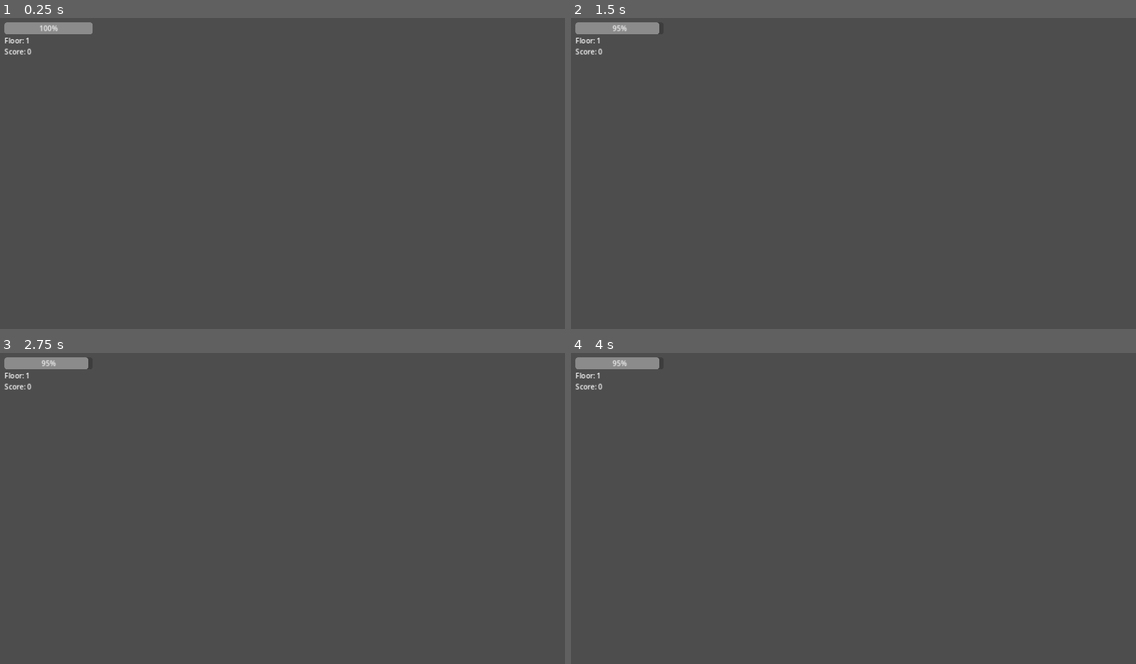
Above: before the commit, frames 1-4 (two rows, left to right).
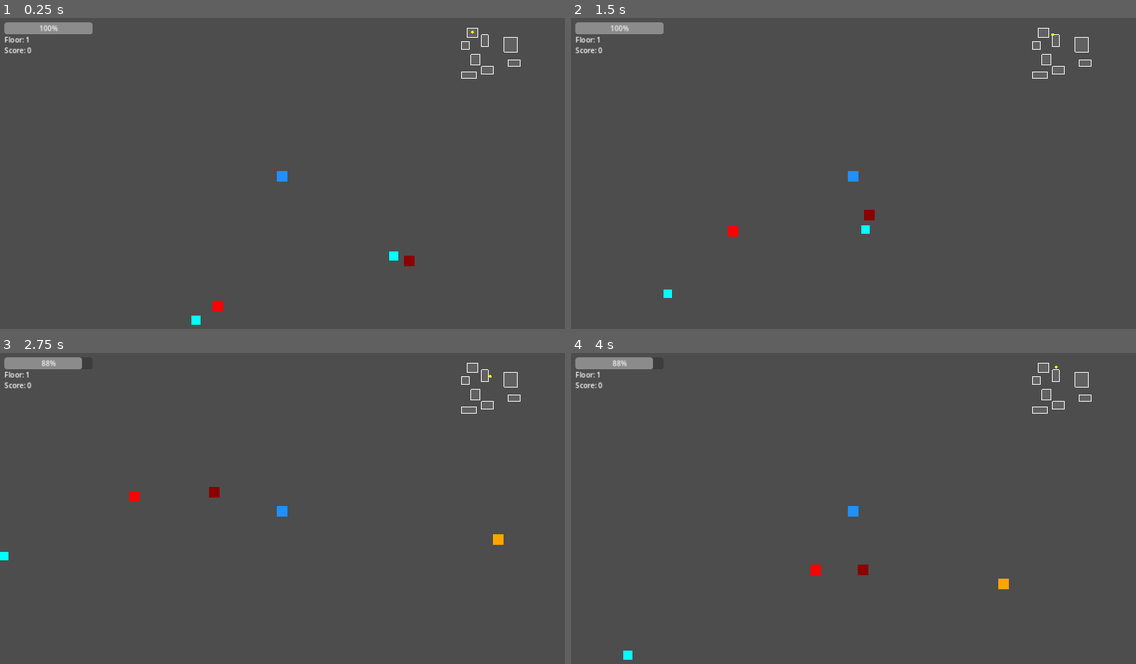
Above: after the commit, the same moments.

Repository: sin857000-code/Valid
Game: Godot game, scene res://scenes/maps/dungeon.tscn
Two runs of this game, one before a commit and one after it. Both use one fixed random seed, a clock stepped at 60 frames per second and the inputs below.
Inputs:
- Up to frame 1 (0.25 s): no input
- Up to frame 2 (1.5 s): tap Enter (ui_accept) at 0.5, 0.6, 0.77, 1.07, 1.35 s; hold Right (ui_right) 0.53-1.28 s; hold Down (ui_down) from 1.28 s (still down)
- Up to frame 3 (2.75 s): tap Enter (ui_accept) at 1.52, 1.82, 2.1 s; release Down (ui_down) at 2.03 s; hold Right (ui_right) from 2.03 s (still down)
- Up to frame 4 (4 s): release Right (ui_right) at 2.78 s; hold Up (ui_up) 2.78-3.53 s; tap Enter (ui_accept) at 2.85, 3.02, 3.32, 3.6, 3.77 s; hold Left (ui_left) from 3.53 s (still down)

The runs differ from the first frame. In frame 1, 0.5% of the frame differs, in the area x 0-93%, y 3-99%; in frame 2, 0.6%; in frame 3, 0.6%; in frame 4, 0.6%, in the area x 0-93%, y 1-99%.

Commit message:
Add sprites, items, enemy types, and minimap
- 코드로 색상 박스 스프라이트 생성 (플레이어: 파랑, 적: 빨강/주황/다크레드)
- 적 3종 추가: 기본/빠른적/탱커 (속도·체력·공격력 차별화)
- 아이템 시스템: 체력 포션(초록), 공격력 업(시안)
- 우측 상단 미니맵 (방 위치 + 플레이어 위치 실시간 표시)
- 층수가 올라갈수록 적 수 증가

https://claude.ai/code/session_01W1t3cyazDUadMr1eE4hi94

Diff:
--- a/roguelike/scenes/maps/dungeon.tscn
+++ b/roguelike/scenes/maps/dungeon.tscn
@@ -3,22 +3,22 @@
 [ext_resource type="Script" path="res://scripts/maps/dungeon.gd" id="1"]
 [ext_resource type="Script" path="res://scripts/maps/dungeon_generator.gd" id="2"]
 [ext_resource type="PackedScene" path="res://scenes/player/player.tscn" id="3"]
-[ext_resource type="PackedScene" path="res://scenes/enemies/enemy.tscn" id="4"]
-[ext_resource type="PackedScene" path="res://scenes/ui/hud.tscn" id="5"]
+[ext_resource type="PackedScene" path="res://scenes/ui/hud.tscn" id="4"]
 
 [node name="Dungeon" type="Node2D"]
 script = ExtResource("1")
-enemy_scene = ExtResource("4")
 
 [node name="TileMapLayer" type="TileMapLayer" parent="."]
 
 [node name="Player" parent="." instance=ExtResource("3")]
 position = Vector2(80, 80)
 
+[node name="Entities" type="Node2D" parent="."]
+
 [node name="DungeonGenerator" type="Node" parent="."]
 script = ExtResource("2")
 
-[node name="HUD" parent="." instance=ExtResource("5")]
+[node name="HUD" parent="." instance=ExtResource("4")]
 
 [node name="Camera2D" type="Camera2D" parent="Player"]
 enabled = true
--- a/roguelike/scenes/ui/hud.tscn
+++ b/roguelike/scenes/ui/hud.tscn
@@ -1,6 +1,7 @@
-[gd_scene load_steps=2 format=3 uid="uid://hud"]
+[gd_scene load_steps=3 format=3 uid="uid://hud"]
 
 [ext_resource type="Script" path="res://scripts/ui/hud.gd" id="1"]
+[ext_resource type="Script" path="res://scripts/ui/minimap.gd" id="2"]
 
 [node name="HUD" type="CanvasLayer"]
 script = ExtResource("1")
@@ -15,14 +16,21 @@
 
 [node name="FloorLabel" type="Label" parent="."]
 offset_left = 10.0
-offset_top = 40.0
+offset_top = 38.0
 offset_right = 200.0
-offset_bottom = 60.0
+offset_bottom = 58.0
 text = "Floor: 1"
 
 [node name="ScoreLabel" type="Label" parent="."]
 offset_left = 10.0
-offset_top = 65.0
+offset_top = 62.0
 offset_right = 200.0
-offset_bottom = 85.0
+offset_bottom = 82.0
 text = "Score: 0"
+
+[node name="Minimap" type="Control" parent="."]
+script = ExtResource("2")
+offset_left = 1030.0
+offset_top = 10.0
+offset_right = 1270.0
+offset_bottom = 200.0
--- a/roguelike/scripts/enemies/enemy_base.gd
+++ b/roguelike/scripts/enemies/enemy_base.gd
@@ -2,54 +2,52 @@
 
 signal enemy_died(enemy: Node)
 
-const SPEED = 60.0
-const CHASE_RANGE = 200.0
-const ATTACK_RANGE = 20.0
-const ATTACK_COOLDOWN = 1.0
-
 @export var max_health: int = 30
 @export var attack_damage: int = 5
+@export var move_speed: float = 60.0
+@export var chase_range: float = 200.0
+@export var attack_range: float = 18.0
+@export var attack_cooldown: float = 1.0
 @export var exp_reward: int = 10
+@export var body_color: Color = Color.RED
 
 var current_health: int
-var player: Node = null
-var attack_timer: float = 0.0
+var _player: Node = null
+var _attack_timer: float = 0.0
 
 func _ready() -> void:
 	current_health = max_health
-	player = get_tree().get_first_node_in_group("player")
+	add_to_group("enemy")
+	_player = get_tree().get_first_node_in_group("player")
+	# 색상 박스 스프라이트 생성
+	var rect = ColorRect.new()
+	rect.size = Vector2(12, 12)
+	rect.position = Vector2(-6, -6)
+	rect.color = body_color
+	add_child(rect)
 
 func _physics_process(delta: float) -> void:
-	if player == null:
+	if _player == null:
+		_player = get_tree().get_first_node_in_group("player")
 		return
 
-	attack_timer -= delta
-	var distance = global_position.distance_to(player.global_position)
+	_attack_timer -= delta
+	var dist = global_position.distance_to(_player.global_position)
 
-	if distance < ATTACK_RANGE:
-		_try_attack()
-	elif distance < CHASE_RANGE:
-		_chase_player()
+	if dist < attack_range:
+		velocity = Vector2.ZERO
+		if _attack_timer <= 0.0:
+			_attack_timer = attack_cooldown
+			_player.take_damage(attack_damage)
+	elif dist < chase_range:
+		velocity = (_player.global_position - global_position).normalized() * move_speed
 	else:
-		velocity = Vector2.ZERO
+		velocity = velocity.move_toward(Vector2.ZERO, move_speed)
 
 	move_and_slide()
 
-func _chase_player() -> void:
-	var dir = (player.global_position - global_position).normalized()
-	velocity = dir * SPEED
-
-func _try_attack() -> void:
-	if attack_timer <= 0.0:
-		attack_timer = ATTACK_COOLDOWN
-		player.take_damage(attack_damage)
-
 func take_damage(amount: int) -> void:
 	current_health -= amount
-	current_health = max(current_health, 0)
-	if current_health == 0:
-		_die()
-
-func _die() -> void:
-	enemy_died.emit(self)
-	queue_free()
+	if current_health <= 0:
+		enemy_died.emit(self)
+		queue_free()
--- /dev/null
+++ b/roguelike/scripts/enemies/enemy_fast.gd
@@ -0,0 +1,11 @@
+extends "res://scripts/enemies/enemy_base.gd"
+
+func _ready() -> void:
+	max_health = 15
+	attack_damage = 3
+	move_speed = 120.0
+	chase_range = 250.0
+	attack_range = 14.0
+	exp_reward = 8
+	body_color = Color.ORANGE
+	super._ready()
--- /dev/null
+++ b/roguelike/scripts/enemies/enemy_tank.gd
@@ -0,0 +1,12 @@
+extends "res://scripts/enemies/enemy_base.gd"
+
+func _ready() -> void:
+	max_health = 80
+	attack_damage = 12
+	move_speed = 35.0
+	chase_range = 150.0
+	attack_range = 22.0
+	attack_cooldown = 1.8
+	exp_reward = 25
+	body_color = Color.DARK_RED
+	super._ready()
--- /dev/null
+++ b/roguelike/scripts/items/item_attack_up.gd
@@ -0,0 +1,11 @@
+extends "res://scripts/items/item_base.gd"
+
+@export var bonus_damage: int = 5
+
+func _ready() -> void:
+	item_name = "공격력 업"
+	item_color = Color.CYAN
+	super._ready()
+
+func _apply_effect(player: Node) -> void:
+	player.attack_damage += bonus_damage
--- /dev/null
+++ b/roguelike/scripts/items/item_base.gd
@@ -0,0 +1,27 @@
+extends Area2D
+
+@export var item_name: String = "Item"
+@export var item_color: Color = Color.YELLOW
+
+func _ready() -> void:
+	var rect = ColorRect.new()
+	rect.size = Vector2(10, 10)
+	rect.position = Vector2(-5, -5)
+	rect.color = item_color
+	add_child(rect)
+
+	var shape = CollisionShape2D.new()
+	var circle = CircleShape2D.new()
+	circle.radius = 8.0
+	shape.shape = circle
+	add_child(shape)
+
+	body_entered.connect(_on_body_entered)
+
+func _on_body_entered(body: Node) -> void:
+	if body.is_in_group("player"):
+		_apply_effect(body)
+		queue_free()
+
+func _apply_effect(_player: Node) -> void:
+	pass
--- /dev/null
+++ b/roguelike/scripts/items/item_health_potion.gd
@@ -0,0 +1,11 @@
+extends "res://scripts/items/item_base.gd"
+
+@export var heal_amount: int = 30
+
+func _ready() -> void:
+	item_name = "체력 포션"
+	item_color = Color.GREEN
+	super._ready()
+
+func _apply_effect(player: Node) -> void:
+	player.heal(heal_amount)
--- a/roguelike/scripts/maps/dungeon.gd
+++ b/roguelike/scripts/maps/dungeon.gd
@@ -1,49 +1,89 @@
 extends Node2D
 
-@export var enemy_scene: PackedScene
-@export var enemies_per_floor: int = 5
+const ENEMY_SCRIPTS = [
+	"res://scripts/enemies/enemy_base.gd",
+	"res://scripts/enemies/enemy_fast.gd",
+	"res://scripts/enemies/enemy_tank.gd",
+]
+const ITEM_SCRIPTS = [
+	"res://scripts/items/item_health_potion.gd",
+	"res://scripts/items/item_attack_up.gd",
+]
+const TILE_SIZE = 16
+const ENEMIES_PER_FLOOR = 5
+const ITEMS_PER_FLOOR = 3
 
 @onready var tilemap: TileMapLayer = $TileMapLayer
 @onready var player: CharacterBody2D = $Player
 @onready var hud: CanvasLayer = $HUD
 @onready var generator: Node = $DungeonGenerator
+@onready var minimap: Control = $HUD/Minimap
+@onready var entities: Node2D = $Entities
 
 var rooms: Array[Rect2i] = []
 var enemy_count: int = 0
 
 func _ready() -> void:
-	_generate_floor()
+	# 플레이어 스프라이트 코드로 생성
+	var rect = ColorRect.new()
+	rect.size = Vector2(12, 12)
+	rect.position = Vector2(-6, -6)
+	rect.color = Color.DODGER_BLUE
+	player.add_child(rect)
+
 	player.health_changed.connect(hud.update_health)
 	player.player_died.connect(_on_player_died)
+	_generate_floor()
 
 func _generate_floor() -> void:
+	# 이전 엔티티 정리
+	for child in entities.get_children():
+		child.queue_free()
+
 	rooms = generator.generate(tilemap)
+	player.global_position = Vector2(rooms[0].get_center()) * TILE_SIZE
+	minimap.setup(rooms)
 
-	# 플레이어를 첫 번째 방에 배치
-	player.global_position = Vector2(rooms[0].get_center()) * 16
-
-	# 적을 랜덤 방에 배치
 	enemy_count = 0
-	for i in range(enemies_per_floor):
+	for i in range(ENEMIES_PER_FLOOR + GameManager.current_floor - 1):
 		_spawn_enemy()
 
+	for i in range(ITEMS_PER_FLOOR):
+		_spawn_item()
+
 func _spawn_enemy() -> void:
-	if enemy_scene == null or rooms.size() < 2:
-		return
 	var room = rooms[randi_range(1, rooms.size() - 1)]
-	var enemy = enemy_scene.instantiate()
-	add_child(enemy)
-	enemy.global_position = Vector2(room.get_center()) * 16
+	var script: GDScript = load(ENEMY_SCRIPTS[randi() % ENEMY_SCRIPTS.size()])
+	var enemy = CharacterBody2D.new()
+	enemy.set_script(script)
+
+	var col = CollisionShape2D.new()
+	var shape = CircleShape2D.new()
+	shape.radius = 6.0
+	col.shape = shape
+	enemy.add_child(col)
+
+	entities.add_child(enemy)
+	enemy.global_position = Vector2(room.get_center()) * TILE_SIZE
 	enemy.enemy_died.connect(_on_enemy_died)
 	enemy_count += 1
 
+func _spawn_item() -> void:
+	var room = rooms[randi_range(1, rooms.size() - 1)]
+	var script: GDScript = load(ITEM_SCRIPTS[randi() % ITEM_SCRIPTS.size()])
+	var item = Area2D.new()
+	item.set_script(script)
+	entities.add_child(item)
+	item.global_position = Vector2(room.get_center()) * TILE_SIZE + Vector2(randi_range(-20, 20), randi_range(-20, 20))
+
 func _on_enemy_died(enemy: Node) -> void:
 	GameManager.add_score(enemy.exp_reward)
+	hud.update_score(GameManager.score)
 	enemy_count -= 1
 	if enemy_count <= 0:
 		GameManager.next_floor()
+		hud.update_floor(GameManager.current_floor)
 		_generate_floor()
 
 func _on_player_died() -> void:
-	# 게임 오버 씬으로 전환
 	get_tree().change_scene_to_file("res://scenes/ui/game_over.tscn")
--- a/roguelike/scripts/player/player.gd
+++ b/roguelike/scripts/player/player.gd
@@ -2,22 +2,42 @@
 
 signal health_changed(current: int, max: int)
 signal player_died
+signal item_collected(item_name: String)
 
 const SPEED = 150.0
 
 @export var max_health: int = 100
 @export var attack_damage: int = 10
+@export var attack_range: float = 30.0
+@export var attack_cooldown: float = 0.4
 
 var current_health: int
+var _attack_timer: float = 0.0
+var facing: Vector2 = Vector2.RIGHT
 
 func _ready() -> void:
 	current_health = max_health
 	health_changed.emit(current_health, max_health)
+	add_to_group("player")
 
-func _physics_process(_delta: float) -> void:
+func _physics_process(delta: float) -> void:
+	_attack_timer -= delta
+
 	var direction = Input.get_vector("ui_left", "ui_right", "ui_up", "ui_down")
 	velocity = direction * SPEED
+	if direction != Vector2.ZERO:
+		facing = direction.normalized()
 	move_and_slide()
+
+	if Input.is_action_just_pressed("ui_accept") and _attack_timer <= 0.0:
+		_do_attack()
+
+func _do_attack() -> void:
+	_attack_timer = attack_cooldown
+	var attack_pos = global_position + facing * attack_range
+	for body in get_tree().get_nodes_in_group("enemy"):
+		if body.global_position.distance_to(attack_pos) < attack_range:
+			body.take_damage(attack_damage)
 
 func take_damage(amount: int) -> void:
 	current_health -= amount
@@ -29,7 +49,3 @@
 func heal(amount: int) -> void:
 	current_health = min(current_health + amount, max_health)
 	health_changed.emit(current_health, max_health)
-
-func attack(target: Node) -> void:
-	if target.has_method("take_damage"):
-		target.take_damage(attack_damage)
--- a/roguelike/scripts/ui/hud.gd
+++ b/roguelike/scripts/ui/hud.gd
@@ -3,14 +3,14 @@
 @onready var health_bar: ProgressBar = $HealthBar
 @onready var floor_label: Label = $FloorLabel
 @onready var score_label: Label = $ScoreLabel
-
-func _ready() -> void:
-	GameManager.floor_cleared.connect(_on_floor_changed)
+@onready var minimap: Control = $Minimap
 
 func update_health(current: int, maximum: int) -> void:
 	health_bar.max_value = maximum
 	health_bar.value = current
 
-func _on_floor_changed() -> void:
-	floor_label.text = "Floor: %d" % GameManager.current_floor
-	score_label.text = "Score: %d" % GameManager.score
+func update_floor(floor_num: int) -> void:
+	floor_label.text = "Floor: %d" % floor_num
+
+func update_score(s: int) -> void:
+	score_label.text = "Score: %d" % s
--- /dev/null
+++ b/roguelike/scripts/ui/minimap.gd
@@ -0,0 +1,34 @@
+extends Control
+
+# 오른쪽 상단에 미니맵 표시
+const TILE_SIZE = 3
+const MAP_OFFSET = Vector2(10, 10)
+
+var _rooms: Array[Rect2i] = []
+var _player: Node = null
+
+func _ready() -> void:
+	_player = get_tree().get_first_node_in_group("player")
+
+func setup(rooms: Array[Rect2i]) -> void:
+	_rooms = rooms
+	queue_redraw()
+
+func _process(_delta: float) -> void:
+	queue_redraw()
+
+func _draw() -> void:
+	# 방 그리기
+	for room in _rooms:
+		var rect = Rect2(
+			MAP_OFFSET + Vector2(room.position) * TILE_SIZE,
+			Vector2(room.size) * TILE_SIZE
+		)
+		draw_rect(rect, Color(0.4, 0.4, 0.4, 0.8))
+		draw_rect(rect, Color.WHITE, false)
+
+	# 플레이어 위치
+	if _player:
+		var tile_pos = _player.global_position / 16.0
+		var dot_pos = MAP_OFFSET + tile_pos * TILE_SIZE
+		draw_circle(dot_pos, 3.0, Color.YELLOW)
